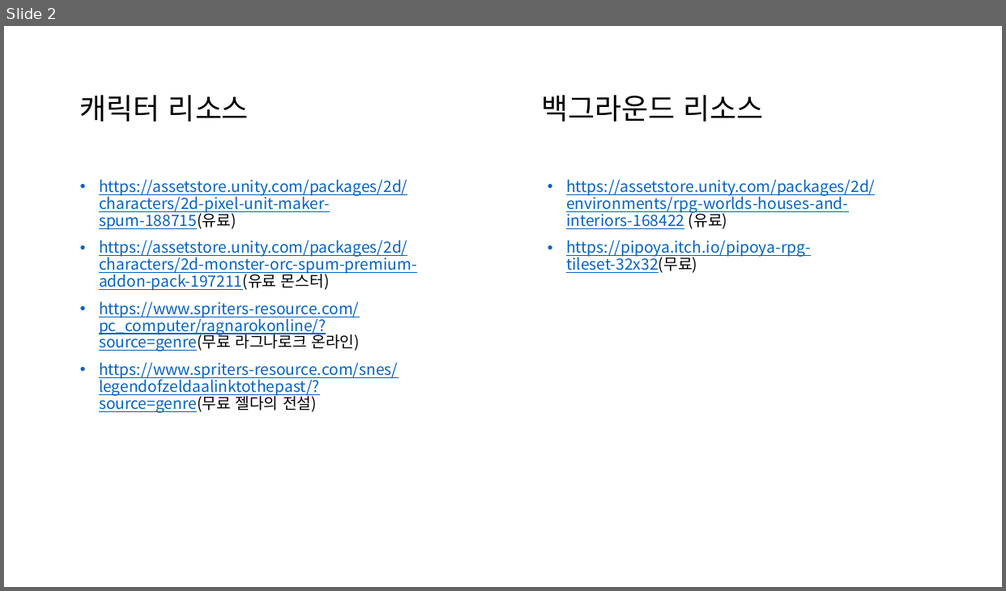
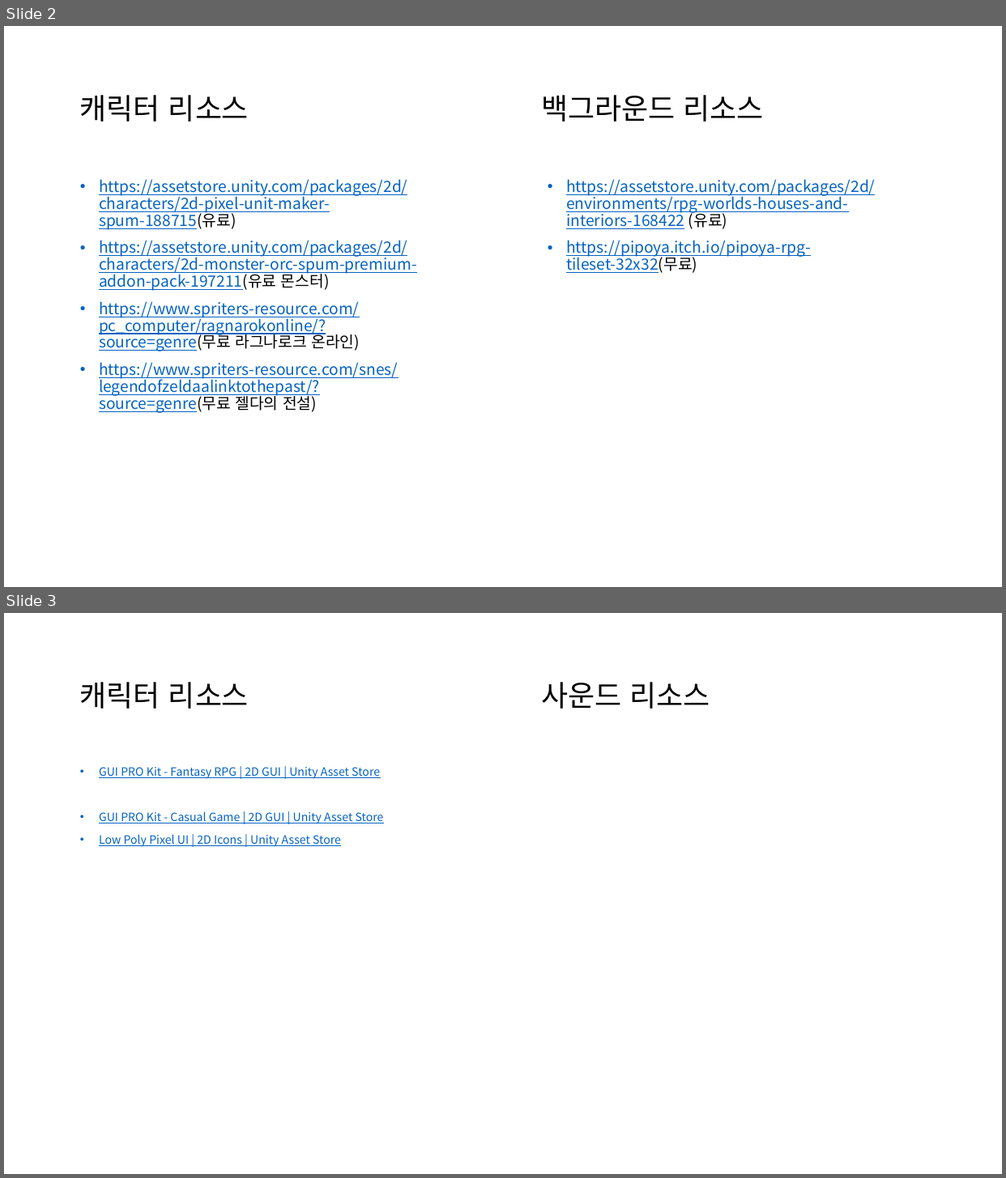
Before and after one commit to dydtjr0316/C2S_Internship, a slide deck: 99Daily Report/99OutPut/0708DailyReport.pptx. Shown one above the other, each under a label of ours: slide 2 before the commit, slides 2 and 3 after it. The pictures are 1006x591 and 1006x1178 pixels, drawn with LibreOffice and Linux fonts; fonts in the diff are those of the drawing. Boxes give left, top, right and bottom in pixels: in the first picture for what was removed or moved away, otherwise in the second. Text is boxed around its words. In the diff, an @@ line names an element or a change of style, - is before the commit and + after.

Commit message:
UI 리소스 추가

```diff
--- a/99Daily Report/99OutPut/0708DailyReport.pptx
+++ b/99Daily Report/99OutPut/0708DailyReport.pptx
@@ slide 3 added at (4,613,1002,1174), background #FFFFFF @@
@@ title added at (80,682,249,709), 28 pt, text #000000 @@
+캐릭터 리소스
@@ text added at (541,682,710,709), 28 pt, text #000000 @@
+사운드 리소스
@@ text added at (99,767,384,847), 11 pt, text #0563C1, underline @@
+• GUI PRO Kit - Fantasy RPG | 2D GUI | Unity Asset Store
+• GUI PRO Kit - Casual Game | 2D GUI | Unity Asset Store
+• Low Poly Pixel UI | 2D Icons | Unity Asset Store
```
